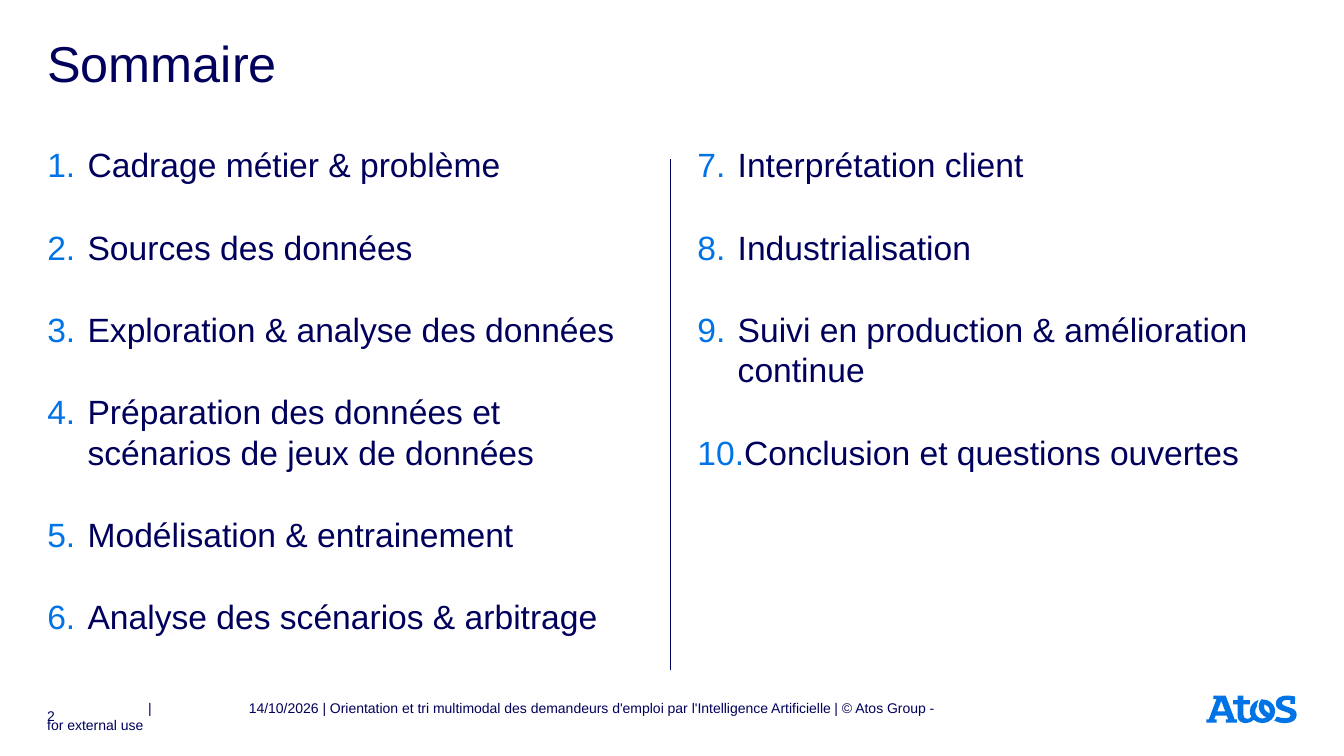
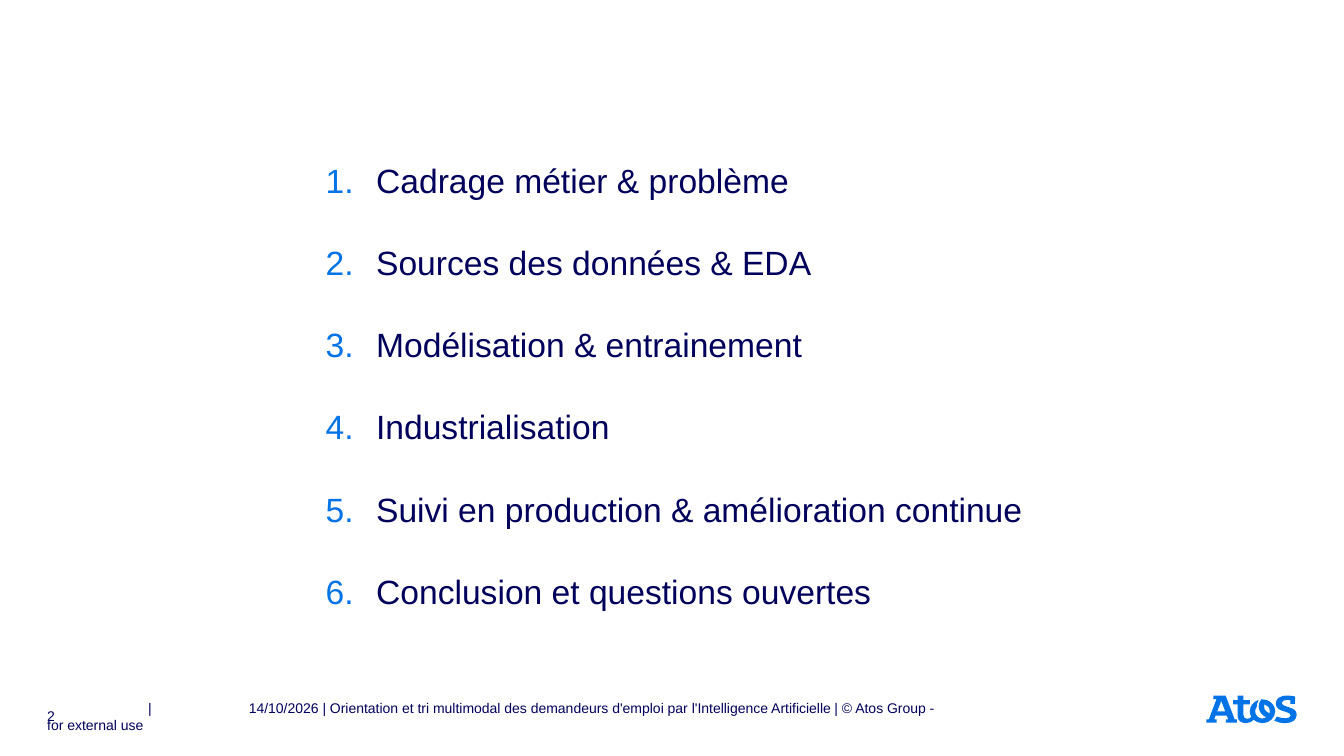
Before and after one commit to rbatos/Cas_usage_certif, a slide deck: slide 2 of presentation/Support_soutenance_certif.pptx. Drawn at 1344x756 pixels with LibreOffice and Linux fonts; fonts in the diff are those of the drawing; background and template pictures are left out. Boxes give left, top, right and bottom in pixels: in the first picture for what was removed or moved away, otherwise in the second. Text is boxed around its words. In the diff, an @@ line names an element or a change of style, - is before the commit and + after.

```diff
--- a/presentation/Support_soutenance_certif.pptx
+++ b/presentation/Support_soutenance_certif.pptx
@@ title removed at [47,45,277,83] @@
-Sommaire
@@ text "Cadrage métier & problème": place and size @@
-text "Cadrage métier & problème" at [88,152,614,636]
+text "Cadrage métier & problème" at [376,168,1022,611]
@@ text "Cadrage métier & problème" at [376,168,1022,611]: columns 2 to 1 @@
@@ text at [376,168,1022,611]: indent changed @@
@@ line removed from (670, 159) to (670, 670) @@
@@ text at [376,250,811,276]: text changed @@
-2. Sources des données
-3. Exploration & analyse des données
-4. Préparation des données et scénarios de jeux de données
+2. Sources des données & EDA
@@ text at [88,604,598,636]: paragraphs removed @@
-6. Analyse des scénarios & arbitrage
-7. Interprétation client
```
Also in this commit, not shown: 25 other slides changed, 18 slides removed, 2 other files.
